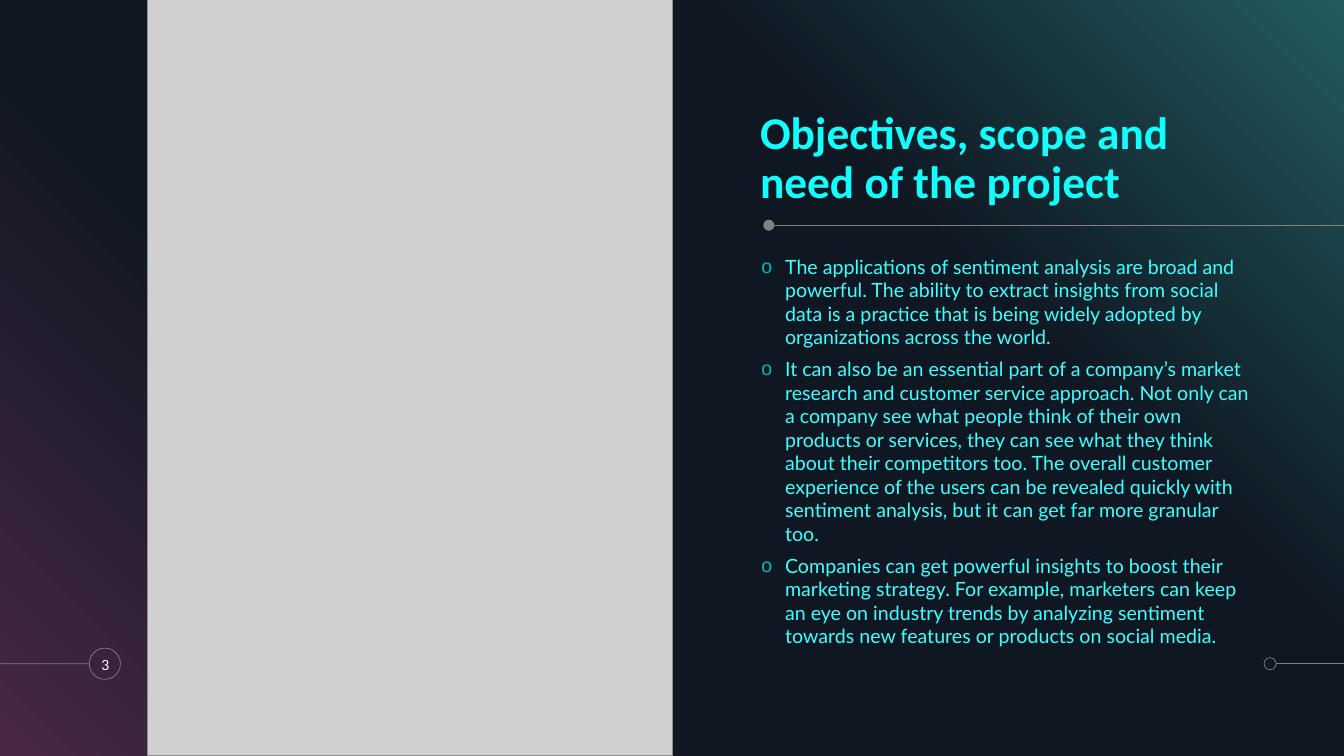
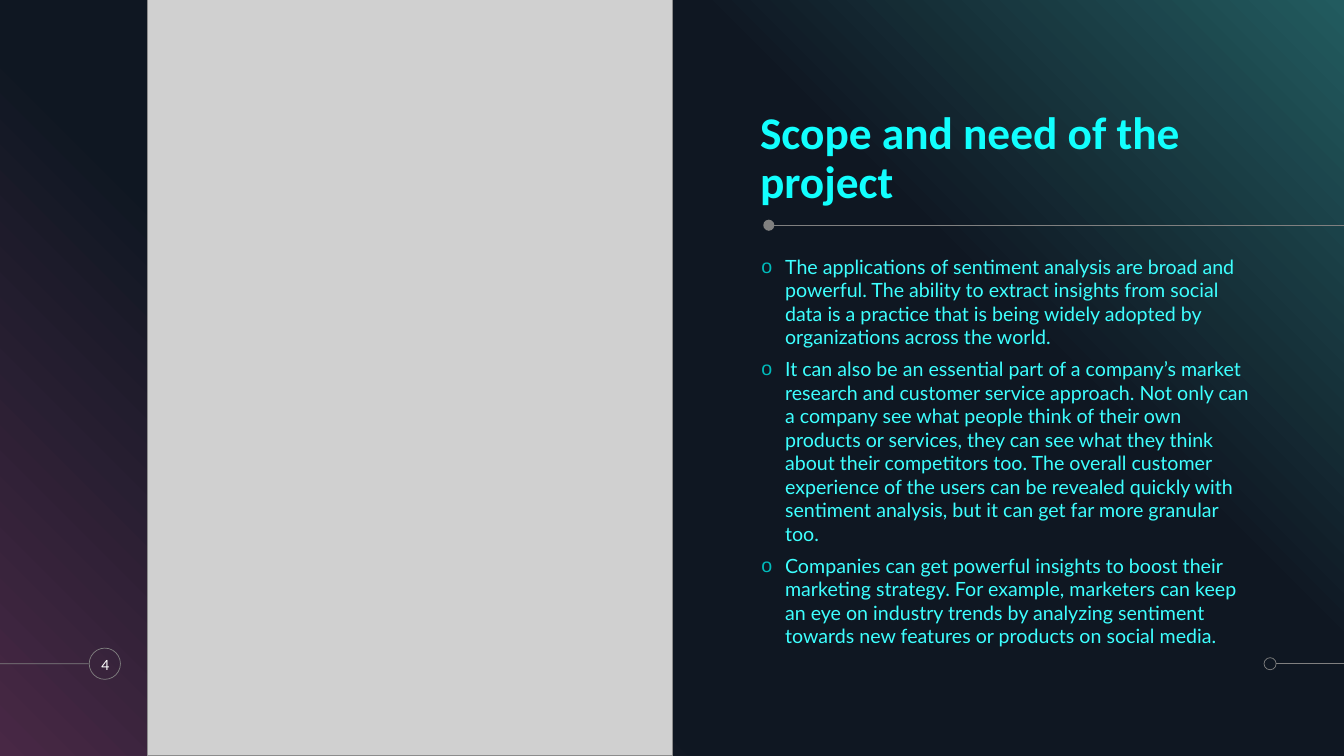
Before and after one commit to krshnknsr21/Sentiment-Analysis, a slide deck: slide 4 of Overview.pptx (slide 3 before the commit). Drawn at 1344x756 pixels with LibreOffice and Linux fonts; fonts in the diff are those of the drawing; grey boxes stand for pictures. Boxes give left, top, right and bottom in pixels: in the first picture for what was removed or moved away, otherwise in the second. Text is boxed around its words. In the diff, an @@ line names an element or a change of style, - is before the commit and + after.

Commit message:
Updated pdf

```diff
--- a/Overview.pptx
+++ b/Overview.pptx
@@ title at (760, 117, 1180, 206): text changed @@
-Objectives, scope and need of the project
+Scope and need of the project
@@ page number at (101, 660, 109, 670): text changed @@
-3
+4
```
Also in this commit, not shown: 3 other slides changed, 1 slide added.
